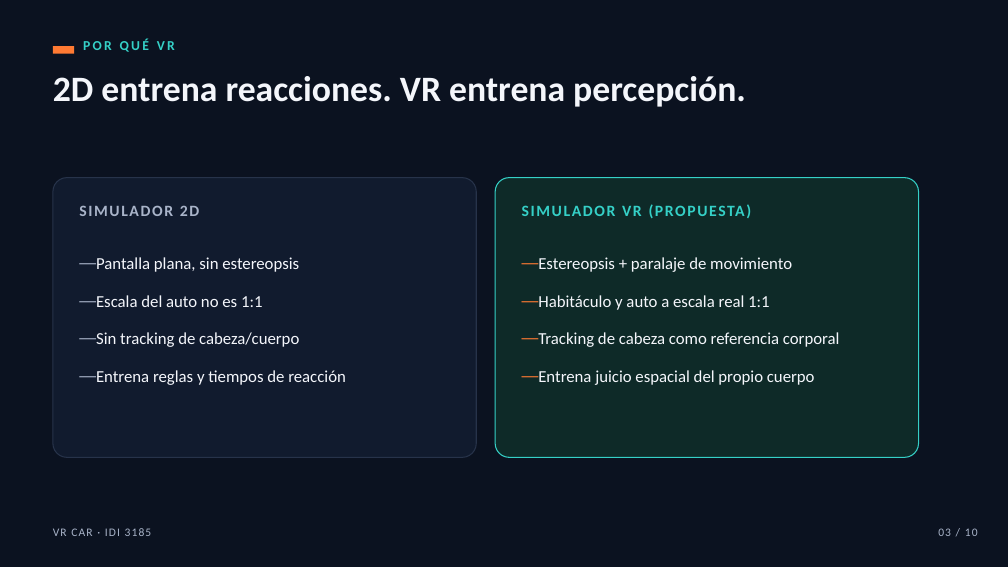
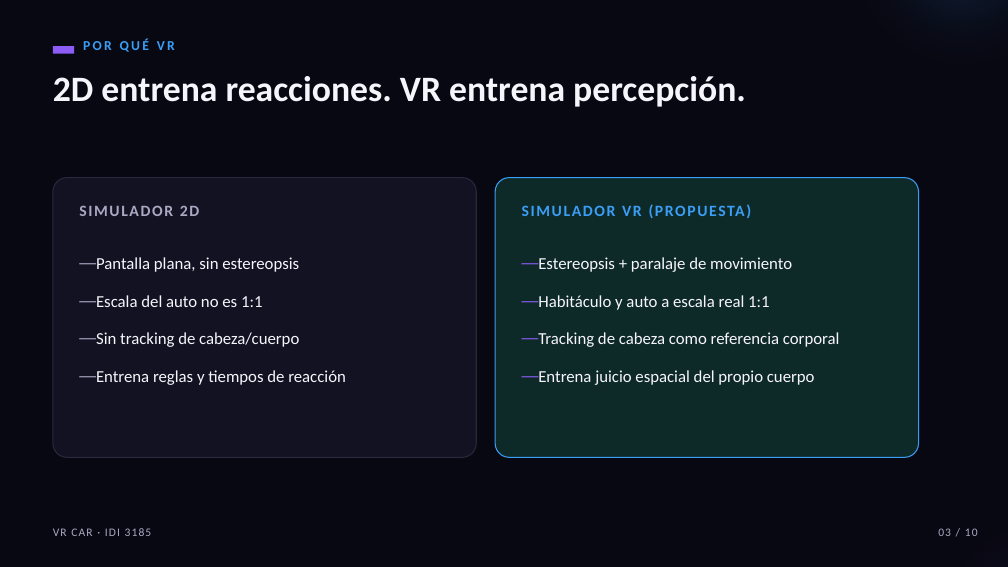
Before and after one commit to eanorambuena/xr-project, a slide deck: slide 3 of presentation/hito1-vrcar.pptx. Drawn at 1008x567 pixels with LibreOffice and Linux fonts; fonts in the diff are those of the drawing. Boxes give left, top, right and bottom in pixels: in the first picture for what was removed or moved away, otherwise in the second. Text is boxed around its words. In the diff, an @@ line names an element or a change of style, - is before the commit and + after.

```diff
--- a/presentation/hito1-vrcar.pptx
+++ b/presentation/hito1-vrcar.pptx
@@ background #0B1220 to #080812 @@
@@ rectangle at [53,46,74,54]: fill #FF7A33 to #8B5CF6 @@
@@ text "POR QUÉ VR" at [83,39,175,52]: text colour #35D0C7 to #3B9EF6 @@
@@ rounded rectangle at [495,178,919,457]: outline #35D0C7 1 pt to #3B9EF6 1 pt @@
@@ text "SIMULADOR VR (PROPUESTA)" at [522,200,892,238]: text colour #35D0C7 to #3B9EF6 @@
@@ text "Estereopsis + paralaje de movimiento" at [538,257,840,385]: text colour #F4F6FB to #F6F5FB; bullet colour #FF7A33 to #8B5CF6 @@
@@ ellipse added at [879,454,1008,567], fill gradient #8B5CF6 @@
```
Also in this commit, not shown: 9 other slides changed.
